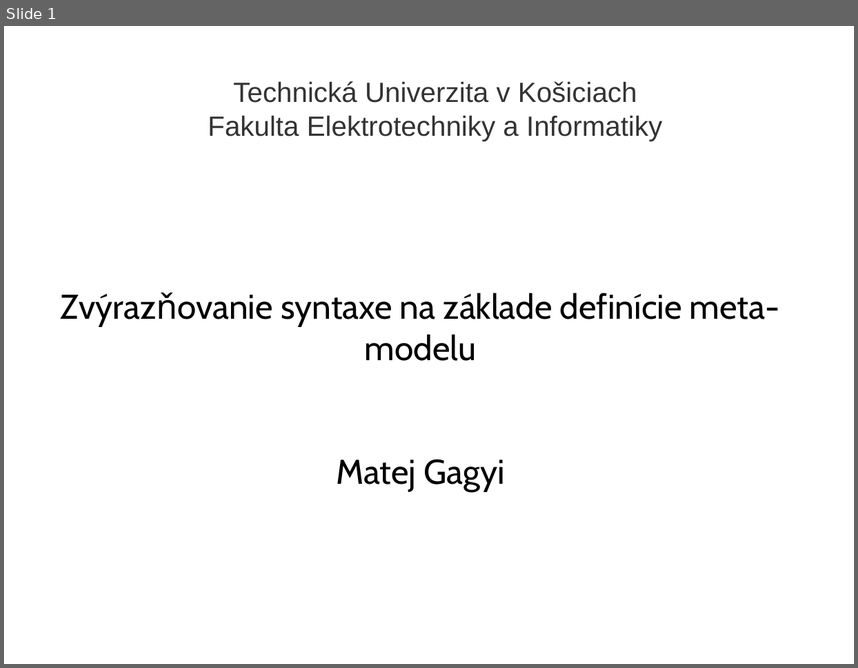
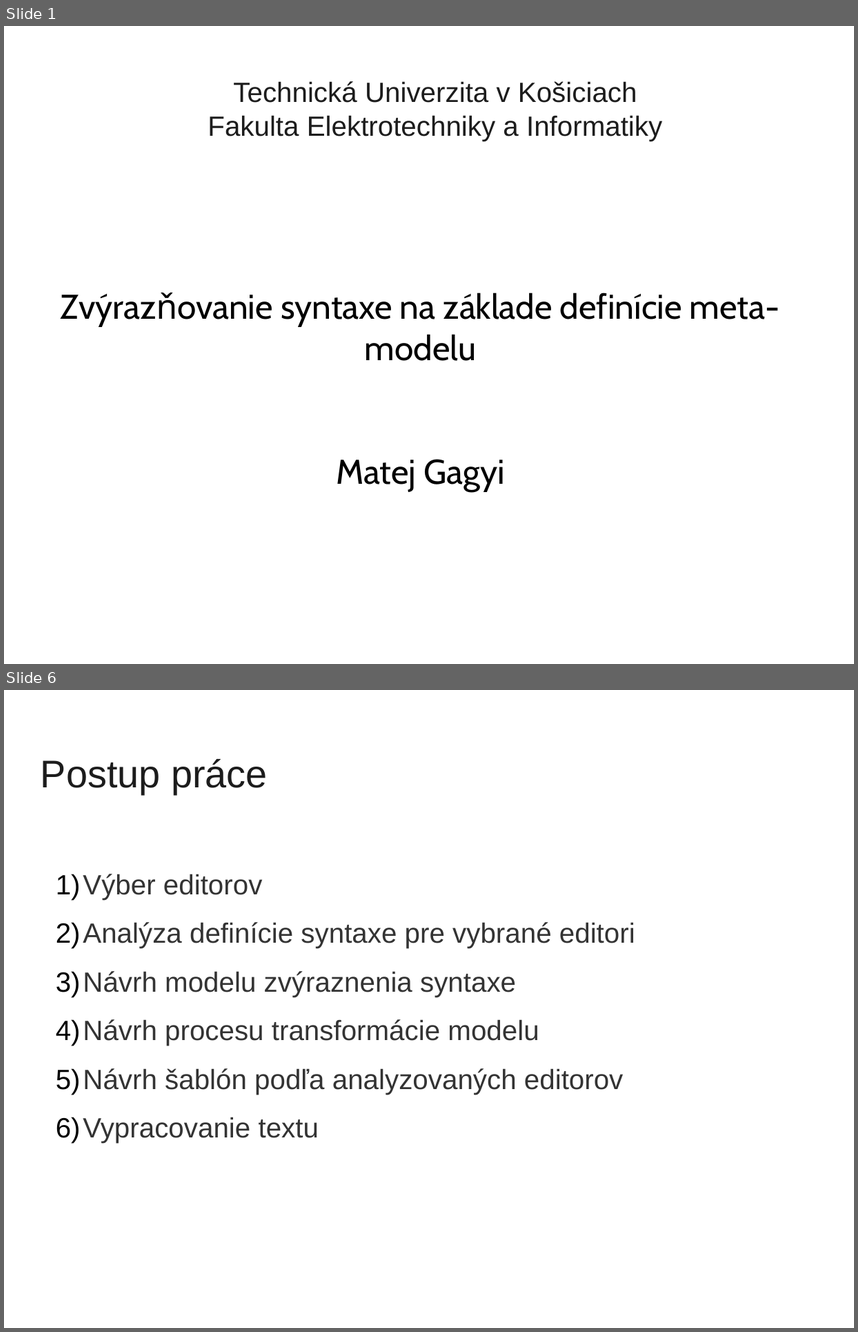
Before and after one commit to yin/syntaxer, a slide deck: obhajoba/bc2014-obhajoba15-prezentacia.odp. Shown one above the other, each under a label of ours: slide 1 before the commit, slides 1 and 6 after it; the slides between them are not shown. The pictures are 858x668 and 858x1332 pixels, drawn with LibreOffice and Linux fonts; fonts in the diff are those of the drawing; background and template pictures are left out. Boxes give left, top, right and bottom in pixels: in the first picture for what was removed or moved away, otherwise in the second. Text is boxed around its words. In the diff, an @@ line names an element or a change of style, - is before the commit and + after.

```diff
--- a/obhajoba/bc2014-obhajoba15-prezentacia.odp
+++ b/obhajoba/bc2014-obhajoba15-prezentacia.odp
@@ slide 6 added at [4, 690, 854, 1328], background picture (left out) @@
@@ title added at [41, 759, 268, 794], 36 pt, text #1C1C1C @@
+Postup práce
@@ text added at [56, 874, 635, 1143], 26 pt, text #333333 @@
+1) Výber editorov
+2) Analýza definície syntaxe pre vybrané editori
+3) Návrh modelu zvýraznenia syntaxe
+4) Návrh procesu transformácie modelu
+5) Návrh šablón podľa analyzovaných editorov
+6) Vypracovanie textu
@@ slide 1 changed as well @@
@@ title "Technická Univerzita v Košiciach Fakulta ..." at [208, 81, 662, 141]: text colour #333333 to #1C1C1C @@
```
Also in this commit, not shown: 14 other slides changed, 10 other slides added, 22 slides removed, 2 other files.
